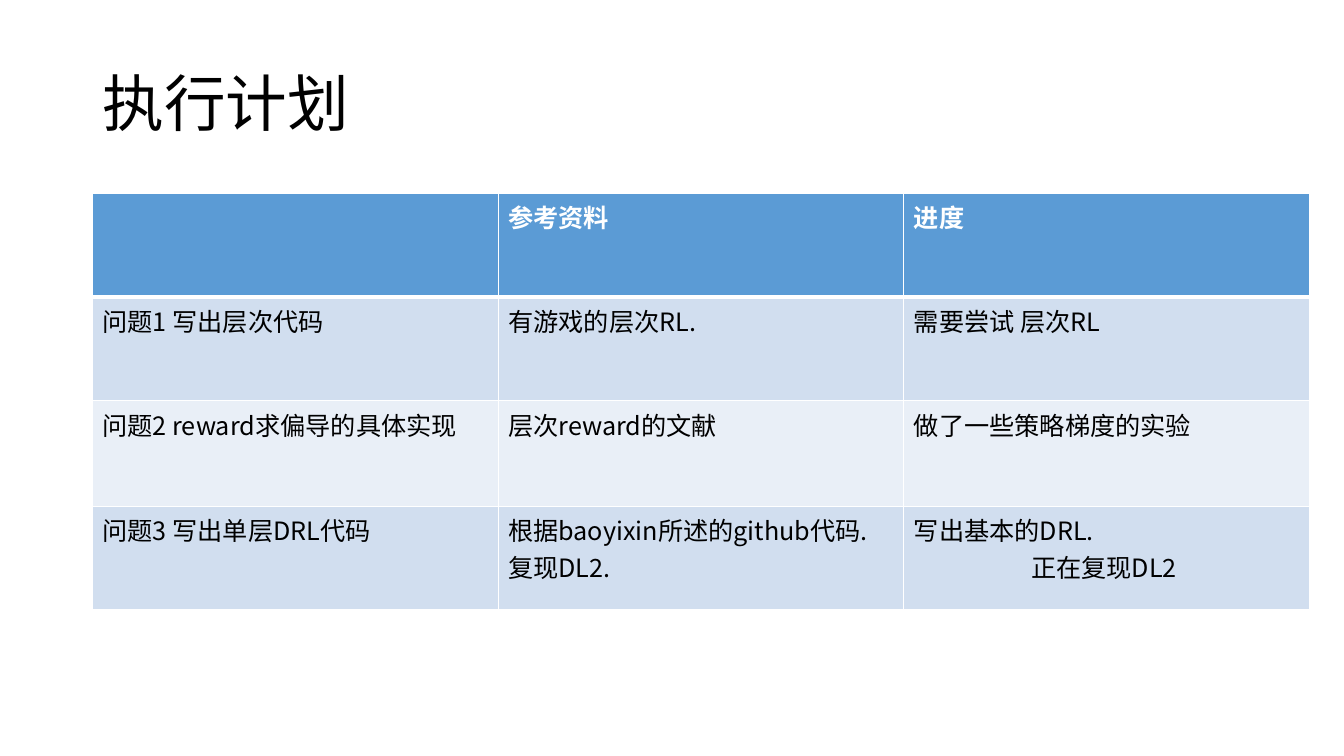
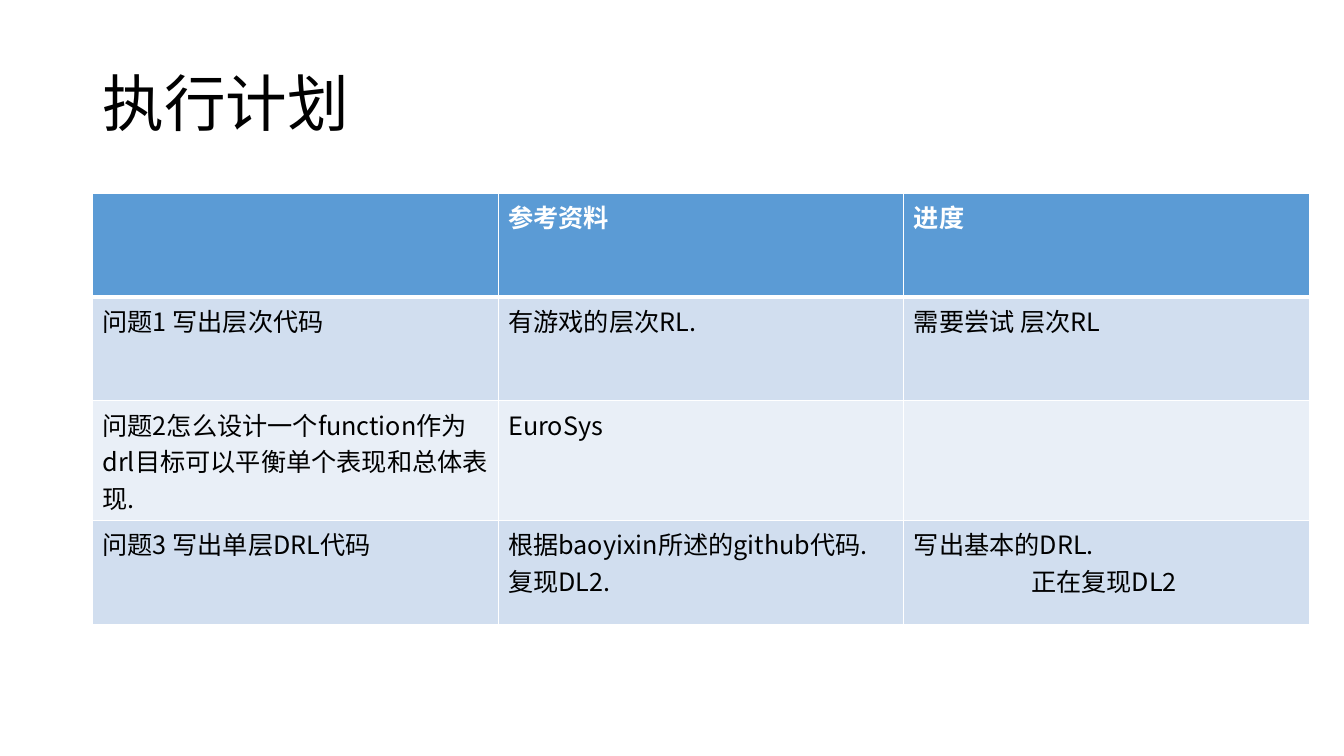
Before and after one commit to LukeLIN-web/distrubuted-ML-system, a slide deck: slide 8 of week report/8.11 report.pptx (slide 5 before the commit). Drawn at 1344x756 pixels with LibreOffice and Linux fonts; fonts in the diff are those of the drawing. Boxes give left, top, right and bottom in pixels: in the first picture for what was removed or moved away, otherwise in the second. Text is boxed around its words. In the diff, an @@ line names an element or a change of style, - is before the commit and + after.

```diff
--- a/week report/8.11 report.pptx
+++ b/week report/8.11 report.pptx
@@ table at <box>93,194,1312,611</box> @@
-row 3: 问题2 reward求偏导的具体实现 | 层次reward的文献 | 做了一些策略梯度的实验
+row 3: 问题2怎么设计一个function作为drl目标可以平衡单个表现和总体表现. | EuroSys | 
```
Also in this commit, not shown: 5 other slides changed, 2 slides added, 4 other files.
